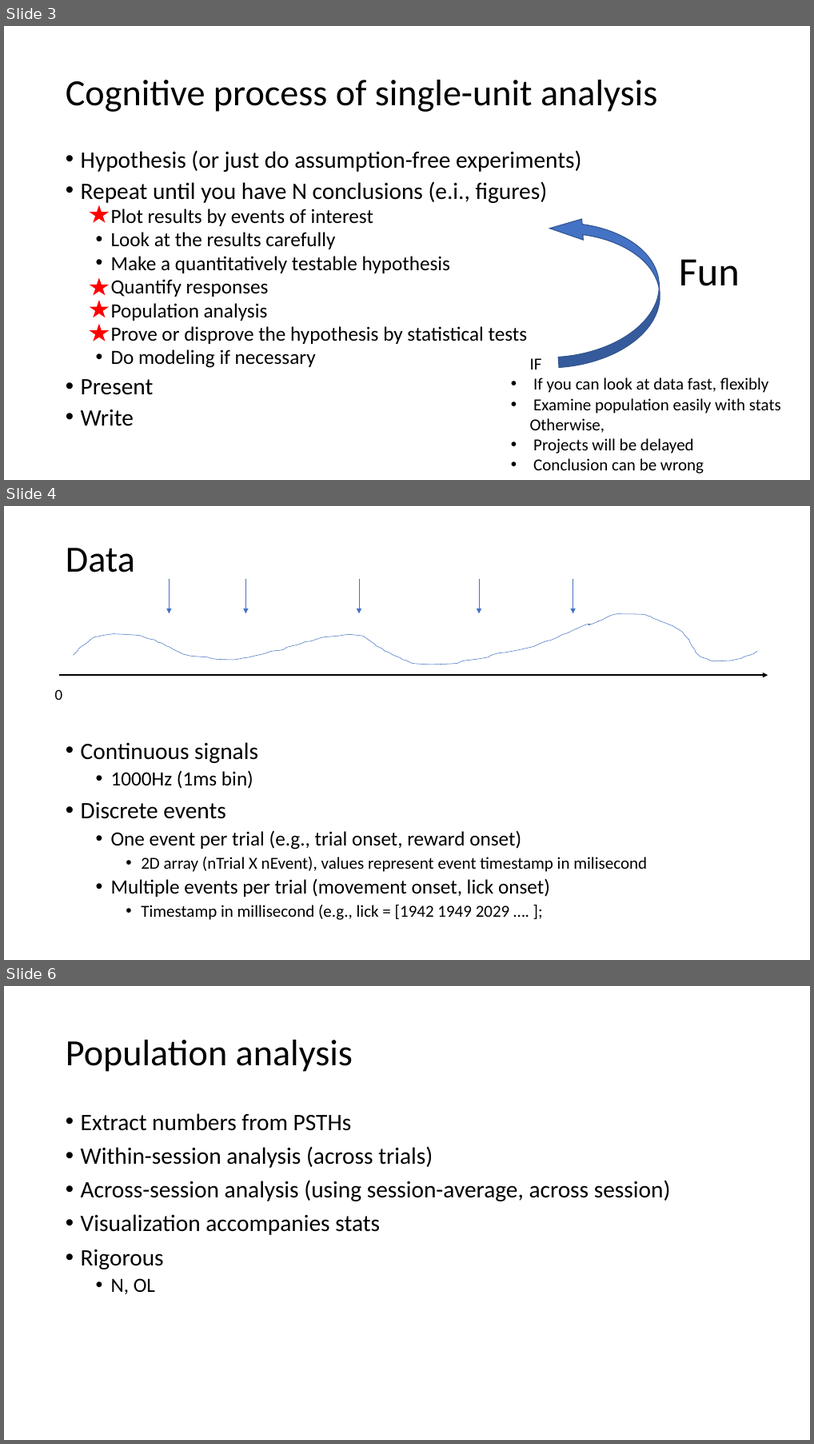
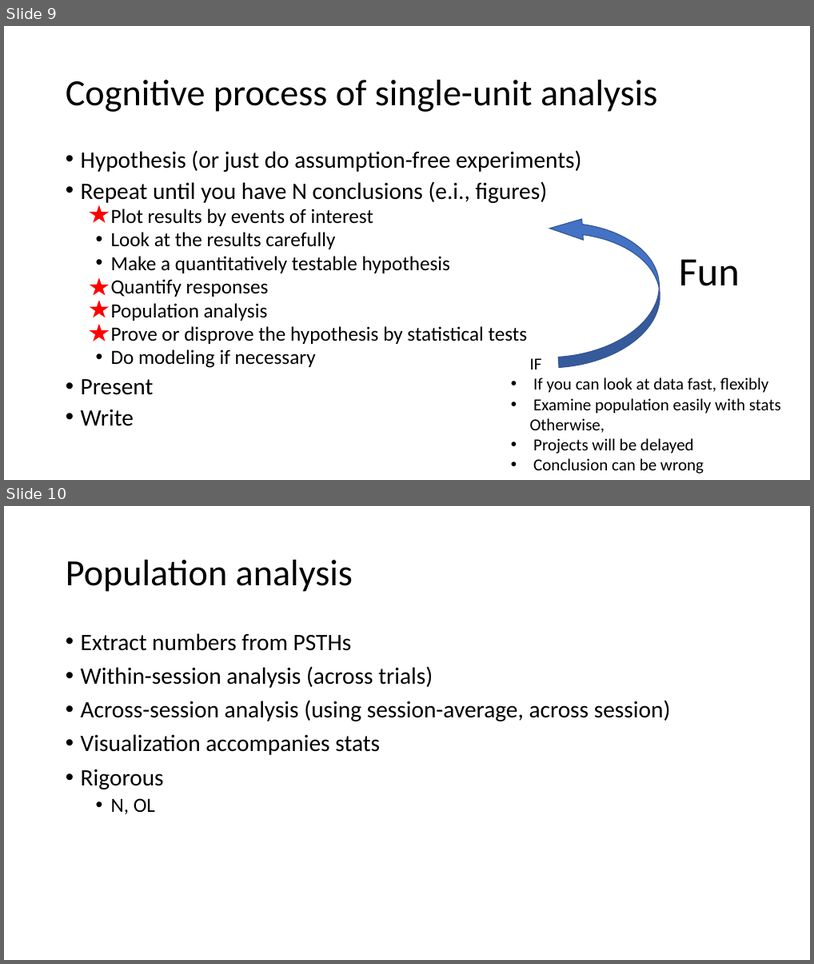
Before and after one commit to HRKimLab/libkm, a slide deck: A Matlab toolbox for single unit analysis.pptx. Shown one above the other, each under a label of ours: slides 3, 4 and 6 before the commit, slides 9 and 10 after it; the slides between them are not shown. The pictures are 814x1444 and 814x964 pixels, drawn with LibreOffice and Linux fonts; fonts in the diff are those of the drawing. Boxes give left, top, right and bottom in pixels: in the first picture for what was removed or moved away, otherwise in the second. Text is boxed around its words. In the diff, an @@ line names an element or a change of style, - is before the commit and + after.

```diff
--- a/A Matlab toolbox for single unit analysis.pptx
+++ b/A Matlab toolbox for single unit analysis.pptx
@@ slide 4 removed at [4, 506, 810, 960], background #FFFFFF @@
@@ title removed at [66, 548, 135, 572] @@
-Data
@@ arrow removed from (169, 579) to (169, 614) @@
@@ arrow removed from (246, 579) to (246, 614) @@
@@ arrow removed from (359, 579) to (359, 614) @@
@@ arrow removed from (479, 579) to (479, 614) @@
@@ arrow removed from (574, 579) to (574, 614) @@
@@ freeform shape removed at [73, 614, 758, 664] @@
@@ text removed at [55, 689, 63, 700] @@
-0
@@ arrow removed from (60, 675) to (768, 675) @@
@@ text removed at [81, 742, 647, 920] @@
-• Continuous signals
-  • 1000Hz (1ms bin)
-• Discrete events
-  • One event per trial (e.g., trial onset, reward onset)
-    • 2D array (nTrial X nEvent), values represent event timestamp in milisecond
-  • Multiple events per trial (movement onset, lick onset)
-    • Timestamp in millisecond (e.g., lick = [1942 1949 2029 …. ];
@@ what was slide 3 is now slide 9 @@
@@ what was slide 6 is now slide 10 @@
```
Also in this commit, not shown: 2 slides changed, 6 slides added, 2 other slides removed, 1 other file.
